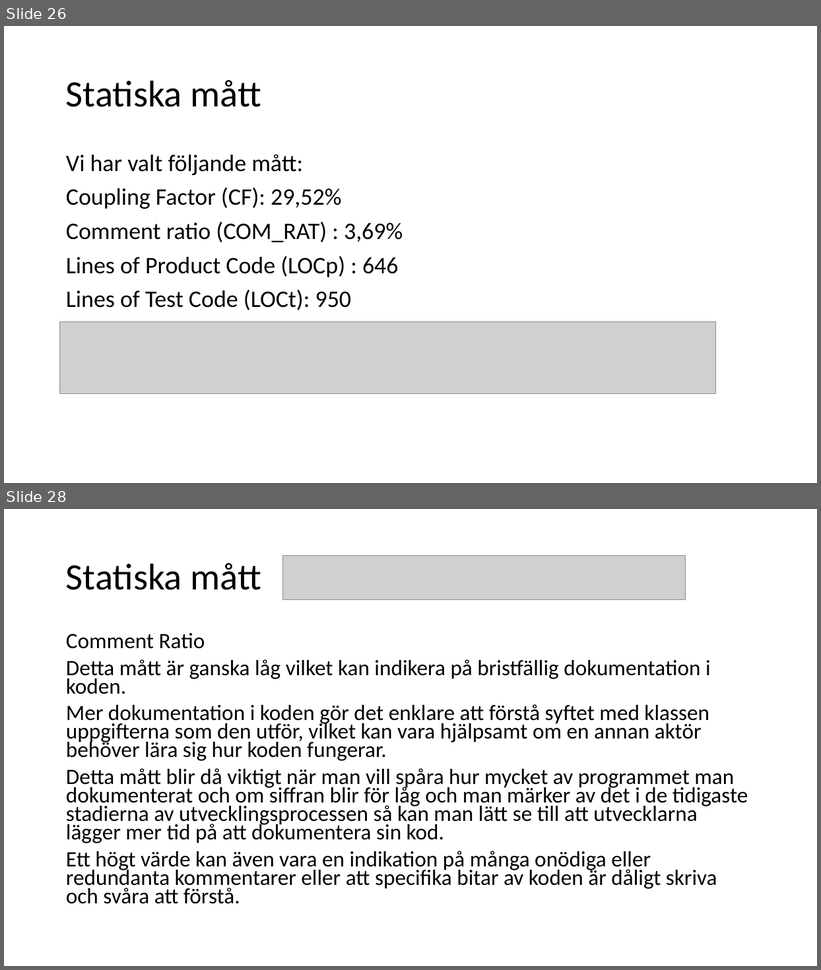
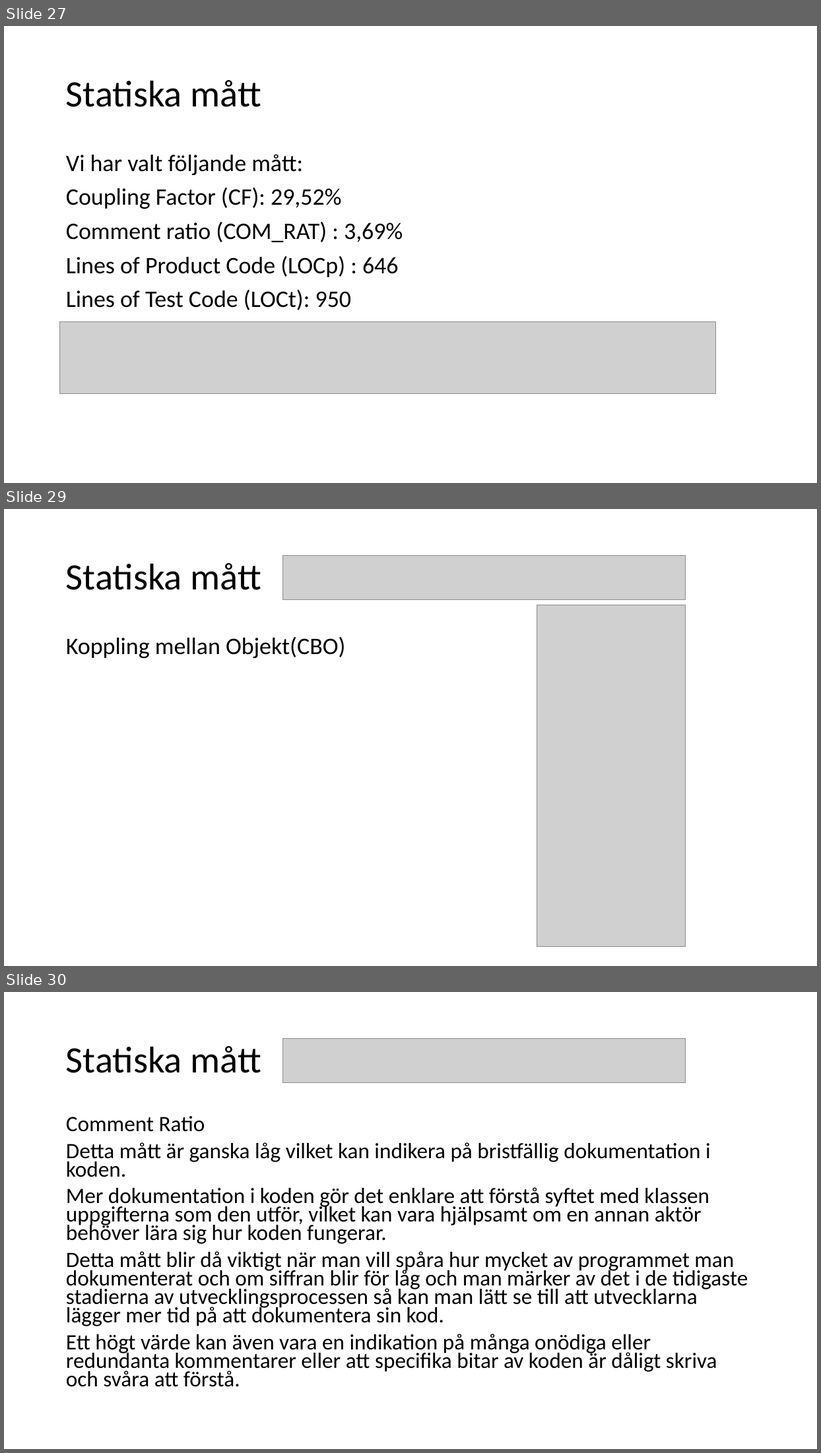
Before and after one commit to fyrtio2/projektINTE, a slide deck: 01 Dokumentation/slutredovisning.pptx. Shown one above the other, each under a label of ours: slides 26 and 28 before the commit, slides 27, 29 and 30 after it; the slides between them are not shown. The pictures are 821x970 and 821x1453 pixels, drawn with LibreOffice and Linux fonts; fonts in the diff are those of the drawing; grey boxes stand for pictures. Boxes give left, top, right and bottom in pixels: in the first picture for what was removed or moved away, otherwise in the second. Text is boxed around its words. In the diff, an @@ line names an element or a change of style, - is before the commit and + after.

```diff
--- a/01 Dokumentation/slutredovisning.pptx
+++ b/01 Dokumentation/slutredovisning.pptx
@@ slide 29 added at bbox=[4, 509, 817, 966], background #FFFFFF @@
@@ title added at bbox=[66, 563, 261, 590], 44 pt, text #000000 @@
+Statiska mått
@@ picture added at bbox=[283, 555, 686, 600] @@
@@ picture added at bbox=[537, 605, 685, 947] @@
@@ text added at bbox=[66, 637, 345, 658], 28 pt, text #000000 @@
+Koppling mellan Objekt(CBO)
@@ what was slide 26 is now slide 27 @@
@@ what was slide 28 is now slide 30 @@
```
Also in this commit, not shown: 2 slides changed, 1 other slide added.
